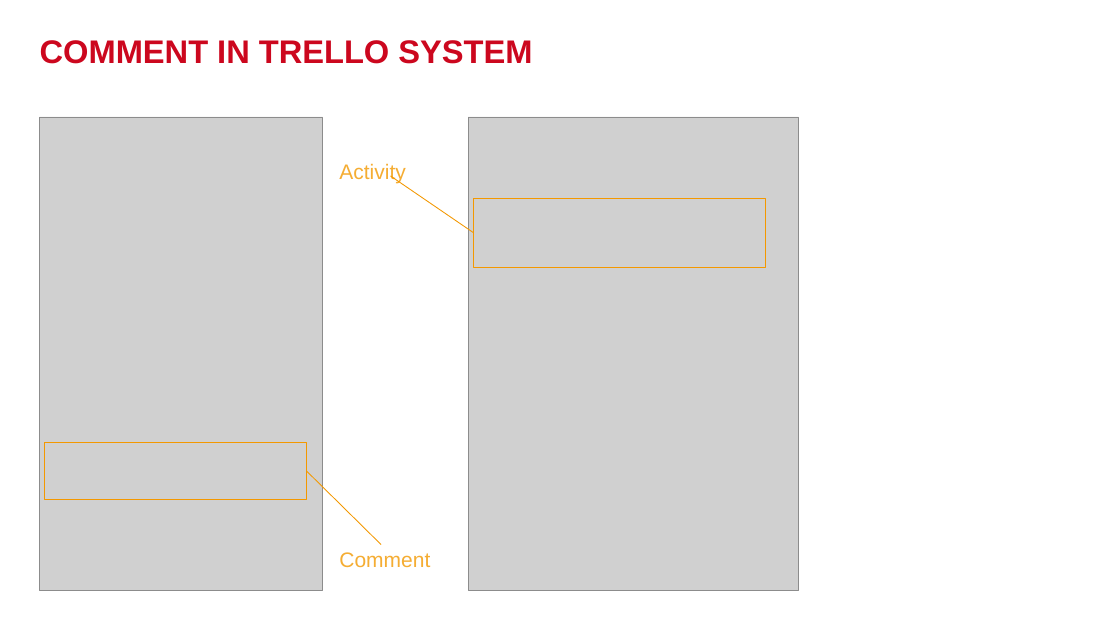
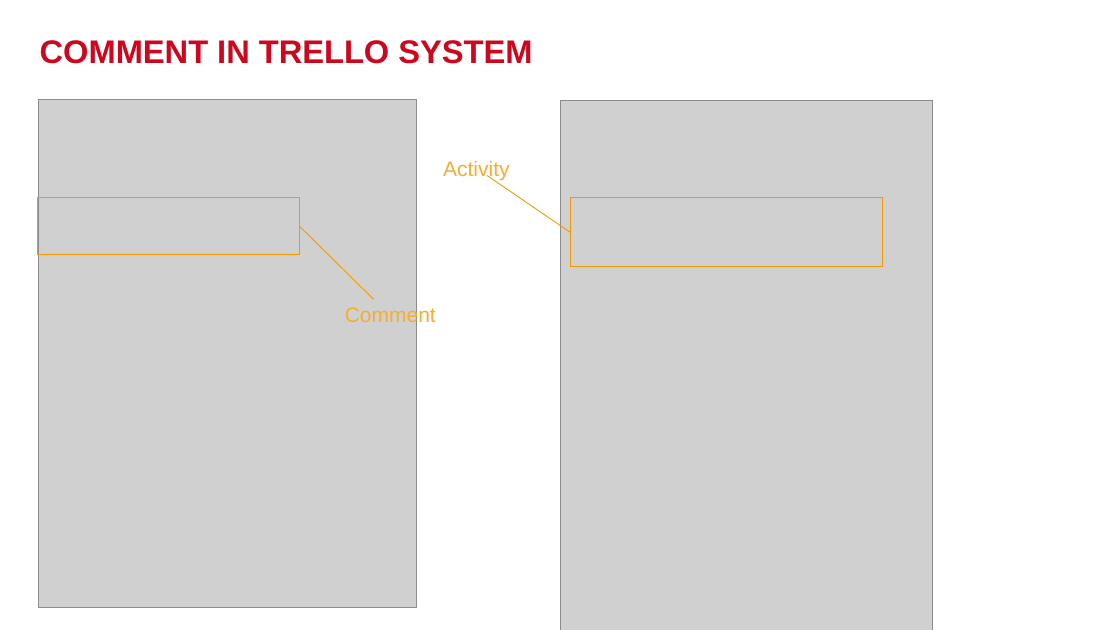
Before and after one commit to khoado-dev/YPP4-KhoaDo, a slide deck: slide 43 of Documents/Presentation/IntroductionFunctionInTrelloSystem.pptx. Drawn at 1120x630 pixels with LibreOffice and Linux fonts; fonts in the diff are those of the drawing; grey boxes stand for pictures; background and template pictures are left out. Boxes give left, top, right and bottom in pixels: in the first picture for what was removed or moved away, otherwise in the second. Text is boxed around its words. In the diff, an @@ line names an element or a change of style, - is before the commit and + after.

Commit message:
add: query to activies of a specific card, query 39 in slide 43

```diff
--- a/Documents/Presentation/IntroductionFunctionInTrelloSystem.pptx
+++ b/Documents/Presentation/IntroductionFunctionInTrelloSystem.pptx
@@ picture: place and size @@
-picture at (39,117,323,591)
+picture at (39,99,417,607)
@@ picture: place and size @@
-picture at (468,117,798,591)
+picture at (560,101,933,630)
@@ text "Activity": place and size @@
-text "Activity" at (339,163,405,184)
+text "Activity" at (443,160,509,181)
@@ line moved from (474, 233) - (391, 176) to (571, 232) - (487, 176) @@
@@ rectangle: place and size @@
-rectangle at (45,443,307,500)
+rectangle at (37,197,299,255)
@@ rectangle: place and size @@
-rectangle at (474,198,766,267)
+rectangle at (571,197,883,266)
@@ line moved from (381, 544) - (307, 471) to (374, 299) - (299, 226) @@
@@ text "Comment" rewrapped from (339,552,430,567) to (345,305,436,326) @@
```
Also in this commit, not shown: 1 other slide changed, 1 slide removed, 1 other file.
